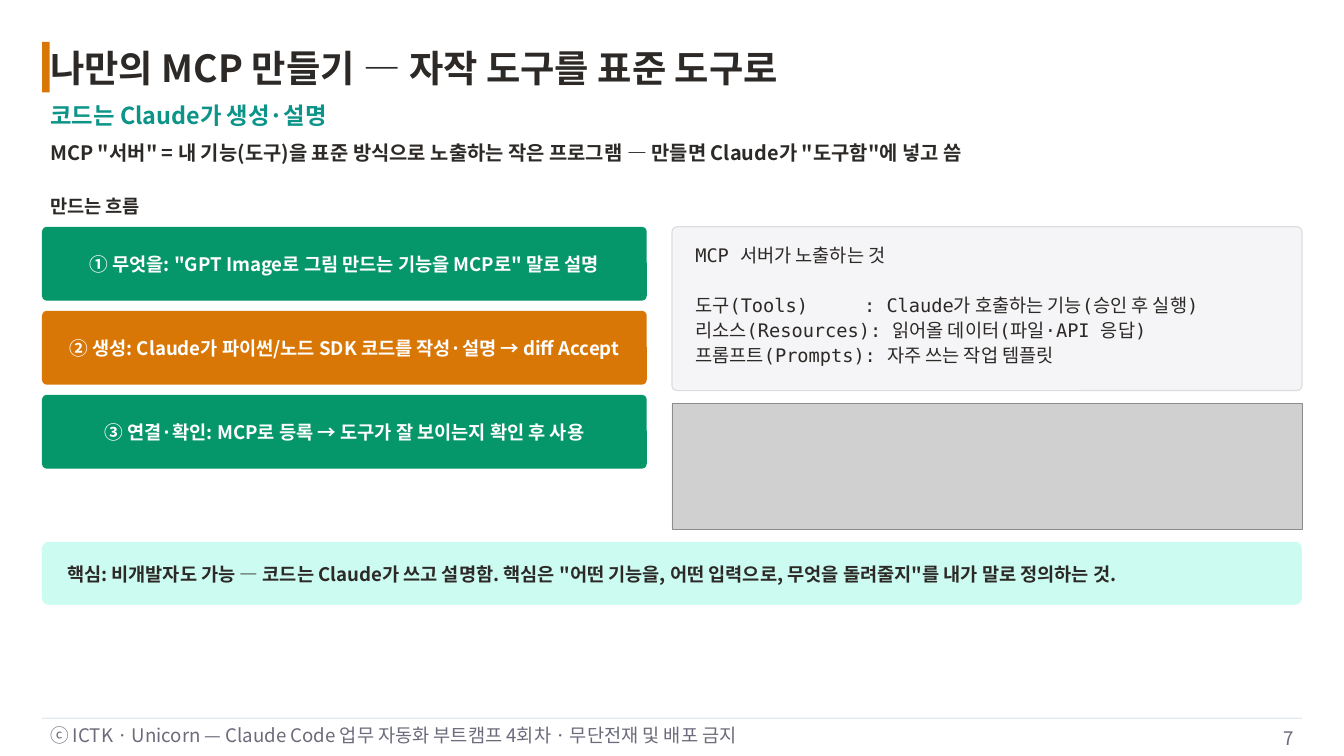
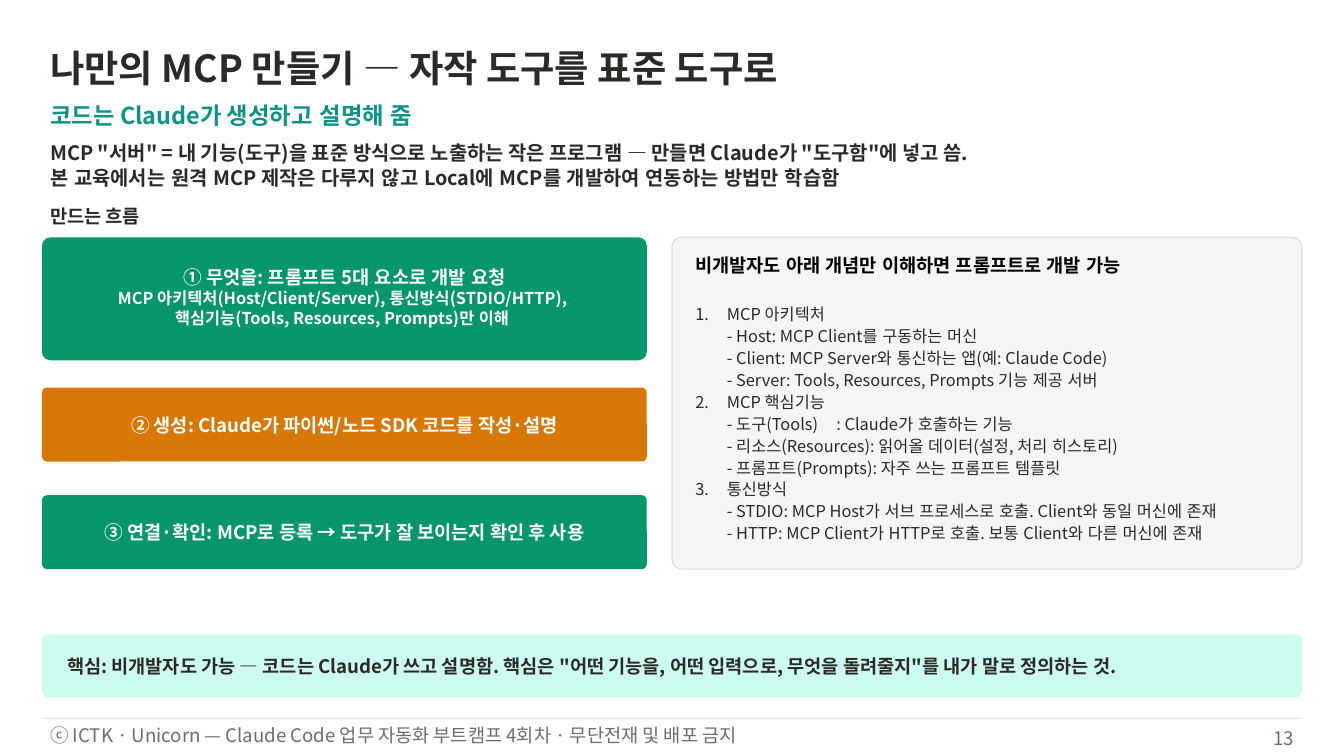
Before and after one commit to unicorn-campus/ai-automation, a slide deck: slide 13 of decks/04-skill-advanced-mcp/4회차-Skill심화-웹MCP-MCP개발.pptx (slide 7 before the commit). Drawn at 1344x756 pixels with LibreOffice and Linux fonts; fonts in the diff are those of the drawing; grey boxes stand for pictures. Boxes give left, top, right and bottom in pixels: in the first picture for what was removed or moved away, otherwise in the second. Text is boxed around its words. In the diff, an @@ line names an element or a change of style, - is before the commit and + after.

```diff
--- a/decks/04-skill-advanced-mcp/4회차-Skill심화-웹MCP-MCP개발.pptx
+++ b/decks/04-skill-advanced-mcp/4회차-Skill심화-웹MCP-MCP개발.pptx
@@ rectangle removed at (x1=42, y1=42, x2=50, y2=92) @@
@@ text at (x1=50, y1=104, x2=412, y2=126): text changed @@
-코드는 Claude가 생성·설명
+코드는 Claude가 생성하고 설명해 줌
@@ text at (x1=50, y1=143, x2=968, y2=187): text changed @@
-MCP "서버" = 내 기능(도구)을 표준 방식으로 노출하는 작은 프로그램 — 만들면 Claude가 "도구함"에 넣고 씀
+MCP "서버" = 내 기능(도구)을 표준 방식으로 노출하는 작은 프로그램 — 만들면 Claude가 "도구함"에 넣고 씀.
+본 교육에서는 원격 MCP 제작은 다루지 않고 Local에 MCP를 개발하여 연동하는 방법만 학습함
@@ text "만드는 흐름" moved from (x1=50, y1=197, x2=140, y2=215) to (x1=50, y1=207, x2=140, y2=225) @@
@@ rounded rectangle resized from (x1=42, y1=227, x2=647, y2=301) to (x1=42, y1=238, x2=647, y2=360) @@
@@ rounded rectangle resized from (x1=672, y1=227, x2=1302, y2=391) to (x1=672, y1=238, x2=1302, y2=570) @@
@@ text at (x1=118, y1=268, x2=567, y2=328): text changed; size 16 to 14 pt @@
-① 무엇을: "GPT Image로 그림 만드는 기능을 MCP로" 말로 설명
+① 무엇을: 프롬프트 5대 요소로 개발 요청
+MCP 아키텍처(Host/Client/Server), 통신방식(STDIO/HTTP),
+핵심기능(Tools, Resources, Prompts)만 이해
@@ text at (x1=695, y1=256, x2=1217, y2=541): text changed; size 16 to 14 pt; font DejaVu Sans Mono to Noto Sans CJK KR @@
-MCP 서버가 노출하는 것
-도구(Tools) : Claude가 호출하는 기능(승인 후 실행)
-리소스(Resources): 읽어올 데이터(파일·API 응답)
-프롬프트(Prompts): 자주 쓰는 작업 템플릿
+비개발자도 아래 개념만 이해하면 프롬프트로 개발 가능
+1. MCP 아키텍처
+   - Host: MCP Client를 구동하는 머신
+   - Client: MCP Server와 통신하는 앱(예: Claude Code)
+   - Server: Tools, Resources, Prompts 기능 제공 서버
+2. MCP 핵심기능
+   - 도구(Tools) : Claude가 호출하는 기능
+   - 리소스(Resources): 읽어올 데이터(설정, 처리 히스토리)
+   - 프롬프트(Prompts): 자주 쓰는 프롬프트 템플릿
+3. 통신방식
+   - STDIO: MCP Host가 서브 프로세스로 호출. Client와 동일 머신에 존재
+   - HTTP: MCP Client가 HTTP로 호출. 보통 Client와 다른 머신에 존재
@@ rounded rectangle moved from (x1=42, y1=311, x2=647, y2=385) to (x1=42, y1=387, x2=647, y2=461) @@
@@ text at (x1=131, y1=416, x2=558, y2=436): text changed @@
-② 생성: Claude가 파이썬/노드 SDK 코드를 작성·설명 → diff Accept
+② 생성: Claude가 파이썬/노드 SDK 코드를 작성·설명
@@ picture removed at (x1=672, y1=403, x2=1302, y2=529) @@
@@ text "③ 연결·확인: MCP로 등록 → ..." moved from (x1=105, y1=423, x2=584, y2=441) to (x1=105, y1=523, x2=584, y2=541) @@
@@ rounded rectangle moved from (x1=42, y1=395, x2=647, y2=469) to (x1=42, y1=496, x2=647, y2=570) @@
@@ rounded rectangle moved from (x1=42, y1=542, x2=1302, y2=605) to (x1=42, y1=634, x2=1302, y2=697) @@
@@ text "핵심: 비개발자도 가능 — 코드는 ..." moved from (x1=67, y1=565, x2=1116, y2=585) to (x1=67, y1=657, x2=1116, y2=677) @@
@@ page number at (x1=1273, y1=731, x2=1294, y2=745): text changed @@
-7
+13
```
Also in this commit, not shown: 9 other slides changed, 6 slides added, 1 slide removed, 20 other files.
